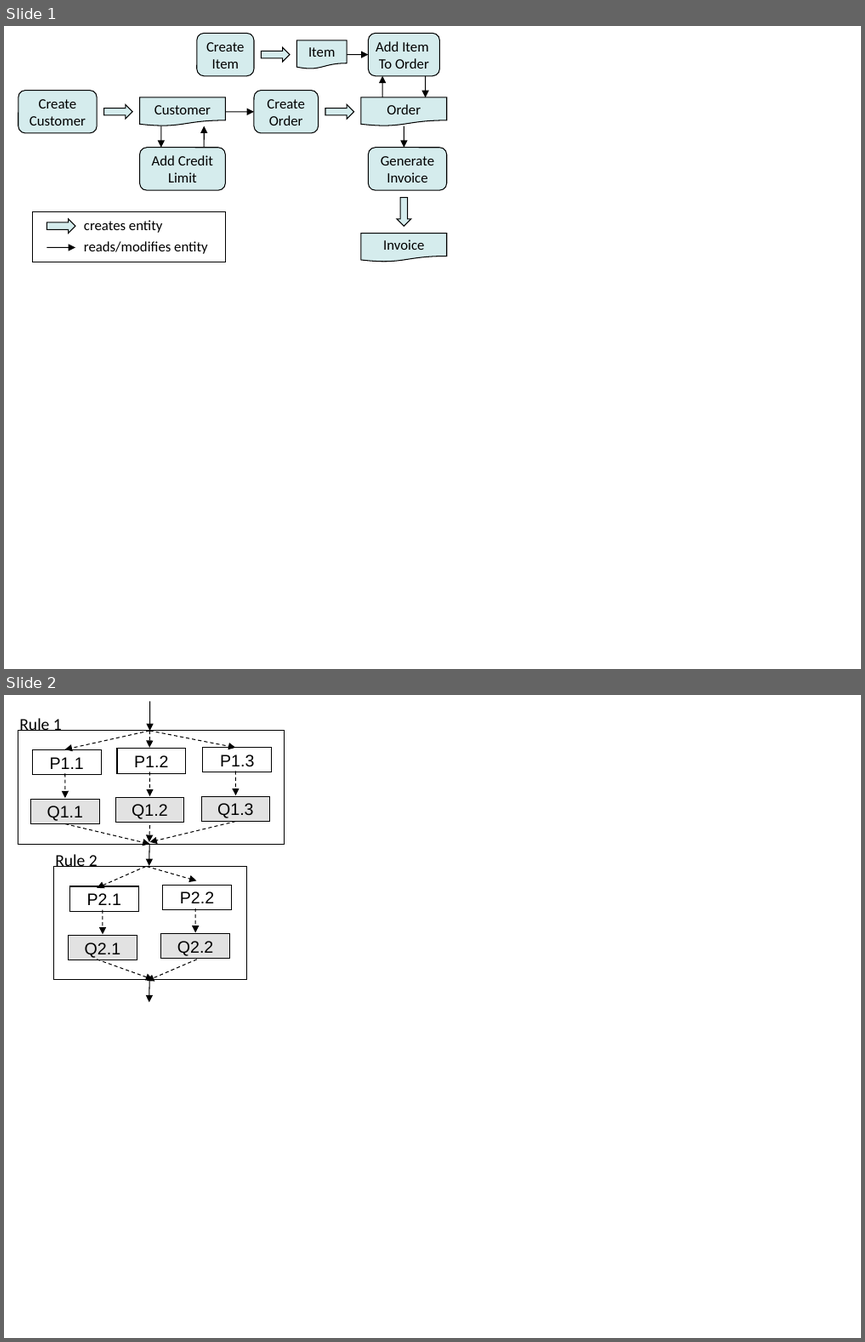
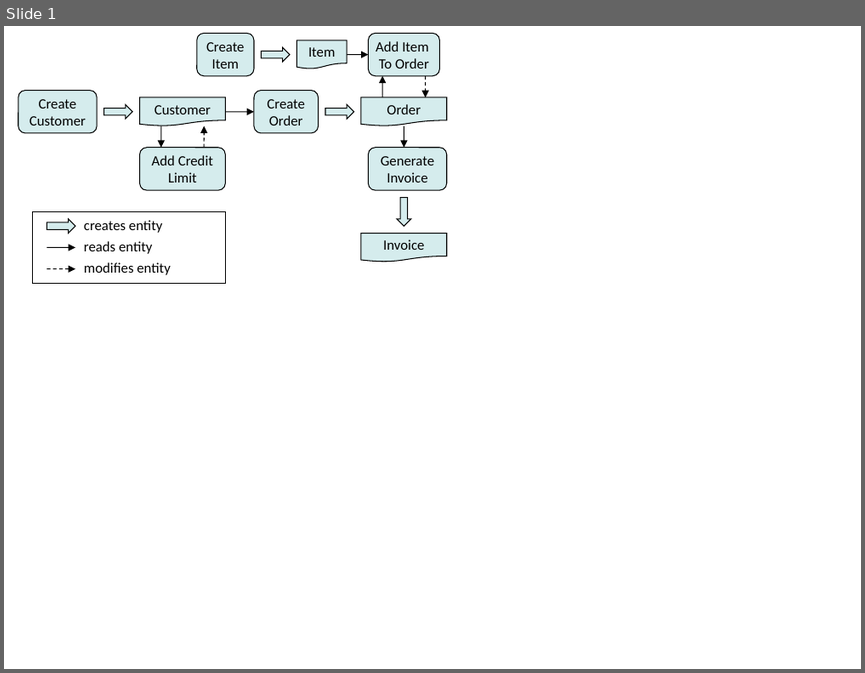
Before and after one commit to simonhj/test-generation-paper, a slide deck: figs/AppModel.ppt. Shown one above the other, each under a label of ours: slides 1 and 2 before the commit, slide 1 after it. The pictures are 865x1342 and 865x673 pixels, drawn with LibreOffice and Linux fonts; fonts in the diff are those of the drawing. Boxes give left, top, right and bottom in pixels: in the first picture for what was removed or moved away, otherwise in the second. Text is boxed around its words. In the diff, an @@ line names an element or a change of style, - is before the commit and + after.

```diff
--- a/figs/AppModel.ppt
+++ b/figs/AppModel.ppt
@@ slide 2 removed at (4, 695, 861, 1338), background #FFFFFF @@
@@ text removed at (19, 718, 62, 731) @@
-Rule 1
@@ arrow removed from (149, 701) to (149, 731) @@
@@ rectangle removed at (18, 731, 284, 844) @@
@@ arrow removed from (149, 731) to (65, 750) @@
@@ arrow removed from (149, 731) to (149, 747) @@
@@ arrow removed from (149, 731) to (235, 747) @@
@@ rectangle removed at (32, 750, 101, 775) @@
-P1.1
@@ rectangle removed at (117, 748, 186, 773) @@
-P1.2
@@ rectangle removed at (203, 747, 271, 772) @@
-P1.3
@@ arrow removed from (65, 774) to (65, 798) @@
@@ arrow removed from (149, 772) to (149, 796) @@
@@ rectangle removed at (201, 796, 269, 821) @@
-Q1.3
@@ arrow removed from (235, 771) to (235, 795) @@
@@ rectangle removed at (30, 799, 99, 823) @@
-Q1.1
@@ rectangle removed at (115, 797, 184, 822) @@
-Q1.2
@@ arrow removed from (235, 821) to (149, 842) @@
@@ arrow removed from (65, 823) to (149, 844) @@
@@ arrow removed from (149, 825) to (148, 842) @@
@@ arrow removed from (149, 843) to (148, 866) @@
@@ rectangle removed at (53, 867, 246, 980) @@
@@ text removed at (55, 854, 98, 867) @@
-Rule 2
@@ arrow removed from (145, 867) to (97, 888) @@
@@ arrow removed from (147, 867) to (197, 881) @@
@@ rectangle removed at (70, 886, 138, 911) @@
-P2.1
@@ rectangle removed at (162, 885, 231, 909) @@
-P2.2
@@ arrow removed from (103, 910) to (103, 934) @@
@@ arrow removed from (195, 908) to (195, 932) @@
@@ rectangle removed at (69, 935, 137, 959) @@
-Q2.1
@@ rectangle removed at (160, 933, 229, 958) @@
-Q2.2
@@ arrow removed from (97, 959) to (153, 980) @@
@@ arrow removed from (197, 959) to (147, 981) @@
@@ arrow removed from (149, 980) to (148, 1002) @@
@@ slide 1 changed as well @@
@@ arrow (426, 75) - (426, 97): stroke #000000 0.74 pt to #000000 0.74 pt dashed @@
@@ arrow (204, 148) - (204, 126): stroke #000000 0.74 pt to #000000 0.74 pt dashed @@
@@ rectangle: place and size @@
-rectangle at (32, 212, 225, 261)
+rectangle at (32, 212, 225, 283)
@@ text at (84, 241, 153, 254): text changed @@
-reads/modifies entity
+reads entity
@@ arrow added from (46, 268) to (75, 268), #000000 0.74 pt dashed @@
@@ text added at (84, 262, 171, 275), 12 pt, text #000000 @@
+modifies entity
```
Also in this commit, not shown: 2 slides added, 6 other files.
